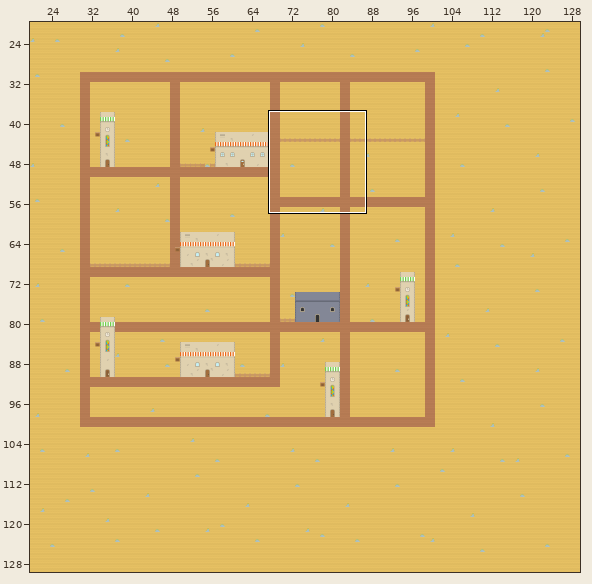
A Tiled map (JSON) gets an edit: assets/levels/map4.json. Above, an overview of the earlier version with the close-up marked.
Close-up. Before the commit:
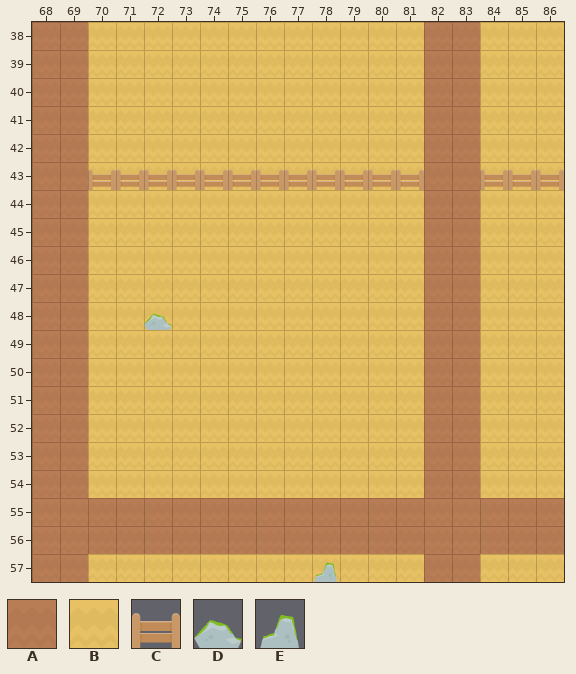
Cells are 70x70 px. Shown: x 68..86, y 38..57. The commit also changed other parts of the map, which this record leaves out.
Key: from "sheet": A 57, B 60, C 76, D 92, E 93.
_ is an empty cell.
Layer "nonCollidableLayer" before, first column x 72:
42 BBBBBBBBBBAABB
43 BBBBBBBBBBAABB
44 BBBBBBBBBBAABB
45 BBBBBBBBBBAABB
46 BBBBBBBBBBAABB
47 BBBBBBBBBBAABB
48 BBBBBBBBBBAABB
49 BBBBBBBBBBAABB
50 BBBBBBBBBBAABB
51 BBBBBBBBBBAABB
52 BBBBBBBBBBAABB
Layer "upperLayer2" before, first column x 68:
38 ___________________
39 ___________________
40 ___________________
41 ___________________
42 ___________________
43 __CCCCCCCCCCCC__CCC
44 ___________________
45 ___________________
46 ___________________
The result:
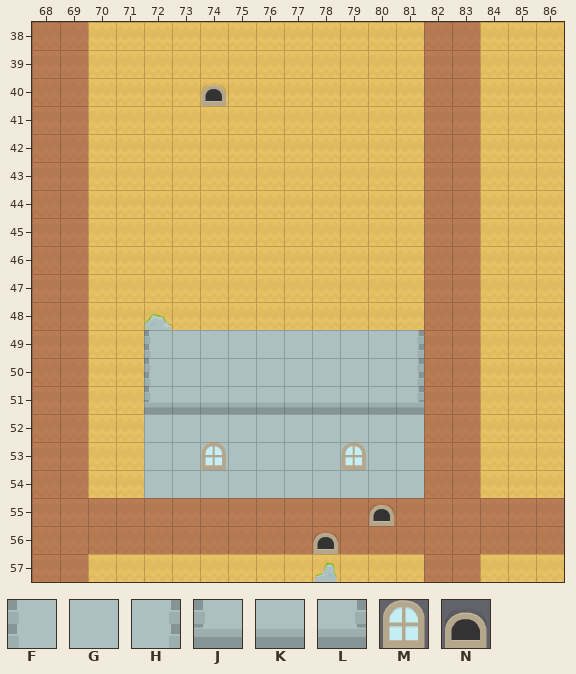
Further tiles: from "sheet": F 6, G 7, H 8, J 34, K 35, L 36, M 39, N 54.
Tiles of an added or newly shown layer are drawn over the layers below it.
Edits made:
Layer "nonCollidableLayer":
Tile B gives way to one hidden under a higher layer in row 49 at x 80 to 81.
Layer "collidableLayer":
There is now tile G in rows 53 to 54 at x 72 to 81.
Layer "lowerLayer":
There is now tile M in row 53 at x 74 and 79.
Layer "upperLayer1":
There is now tile F in rows 49 to 50 at x 72.
There is now tile G in rows 49 to 50 at x 73 to 80; in row 52 at x 72 to 81.
There is now tile H in rows 49 to 50 at x 81.
There is now tile J in row 51 at x 72.
There is now tile K in row 51 at x 73 to 80.
There is now tile L in row 51 at x 81.
Layer "upperLayer2":
The author cleared tile C in row 43 at x 70 to 81 and 84 to 86.
Layer "npcLayer" (now shown):
There is now tile N in row 40 at x 74; in row 55 at x 80; in row 56 at x 78.
Pixel boxes of the changes (left, top, right, bottom) in both close-ups:
added: (201, 84, 226, 106)
removed: (88, 169, 424, 190)
removed: (480, 169, 564, 190)
changed: (144, 330, 424, 526)
added: (313, 532, 338, 554)
